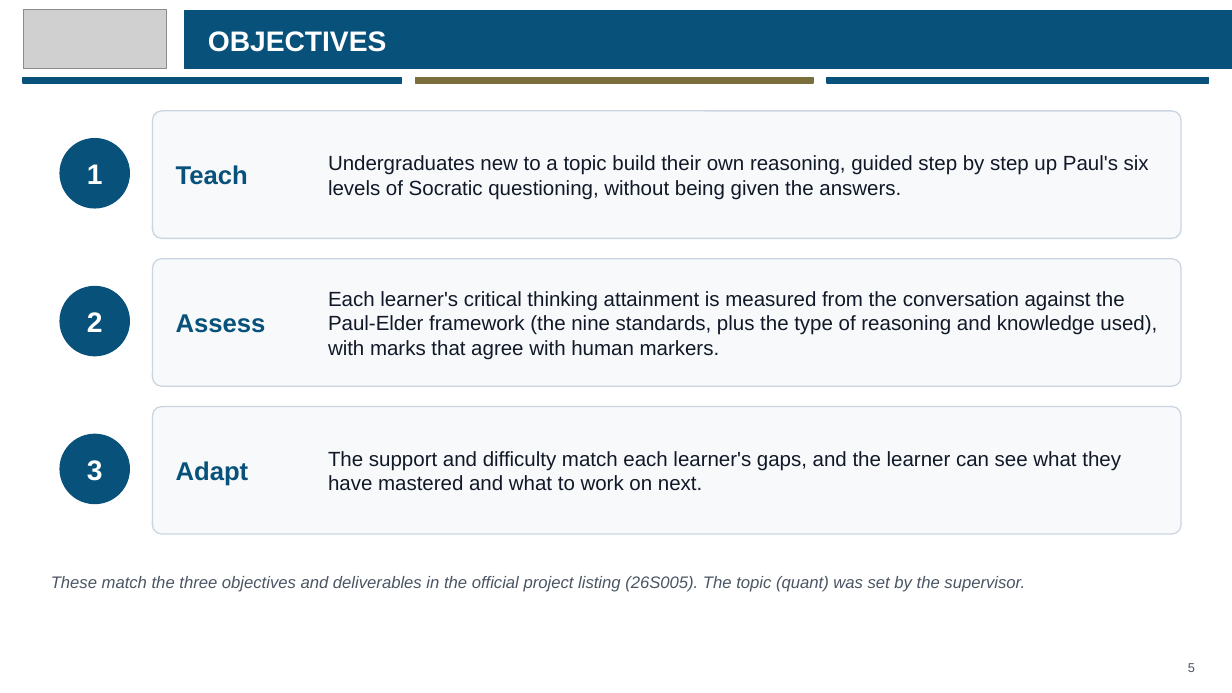
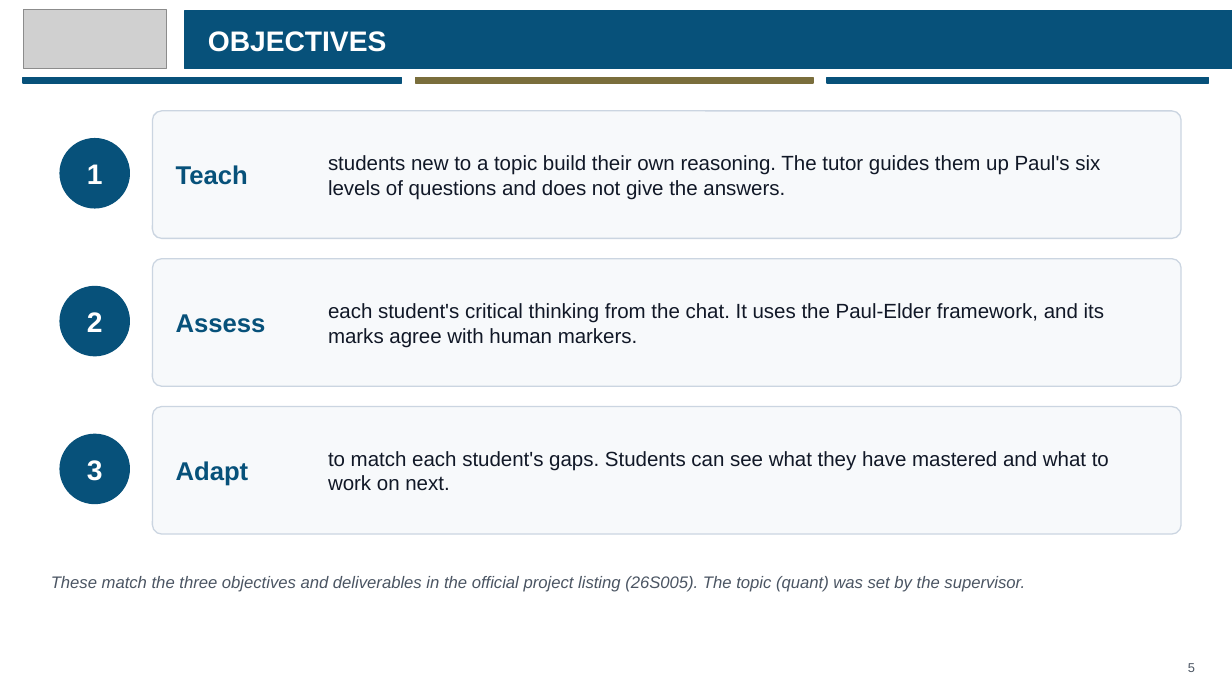
Before and after one commit to eusoffamir/Socratic-AI, a slide deck: slide 5 of docs/defence/Socratic AI Proposal Defence.pptx. Drawn at 1232x693 pixels with LibreOffice and Linux fonts; fonts in the diff are those of the drawing; grey boxes stand for pictures. Boxes give left, top, right and bottom in pixels: in the first picture for what was removed or moved away, otherwise in the second. Text is boxed around its words. In the diff, an @@ line names an element or a change of style, - is before the commit and + after.

```diff
--- a/docs/defence/Socratic AI Proposal Defence.pptx
+++ b/docs/defence/Socratic AI Proposal Defence.pptx
@@ text at box(328, 155, 1100, 200): text changed @@
-Undergraduates new to a topic build their own reasoning, guided step by step up Paul's six levels of Socratic questioning, without being given the answers.
+students new to a topic build their own reasoning. The tutor guides them up Paul's six levels of questions and does not give the answers.
@@ text at box(328, 303, 1104, 347): text changed @@
-Each learner's critical thinking attainment is measured from the conversation against the Paul-Elder framework (the nine standards, plus the type of reasoning and knowledge used), with marks that agree with human markers.
+each student's critical thinking from the chat. It uses the Paul-Elder framework, and its marks agree with human markers.
@@ text at box(328, 451, 1109, 491): text changed @@
-The support and difficulty match each learner's gaps, and the learner can see what they have mastered and what to work on next.
+to match each student's gaps. Students can see what they have mastered and what to work on next.
```
Also in this commit, not shown: 12 other slides changed, 1 slide added, 2 other files.
